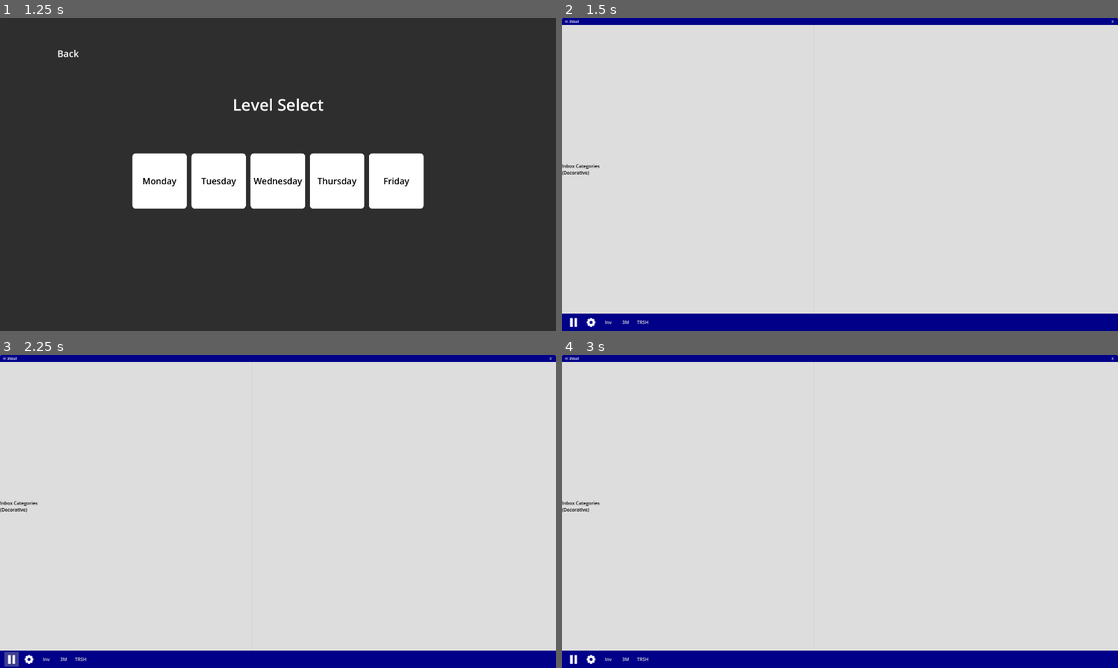
Above: before the commit, frames 1-4 (two rows, left to right).
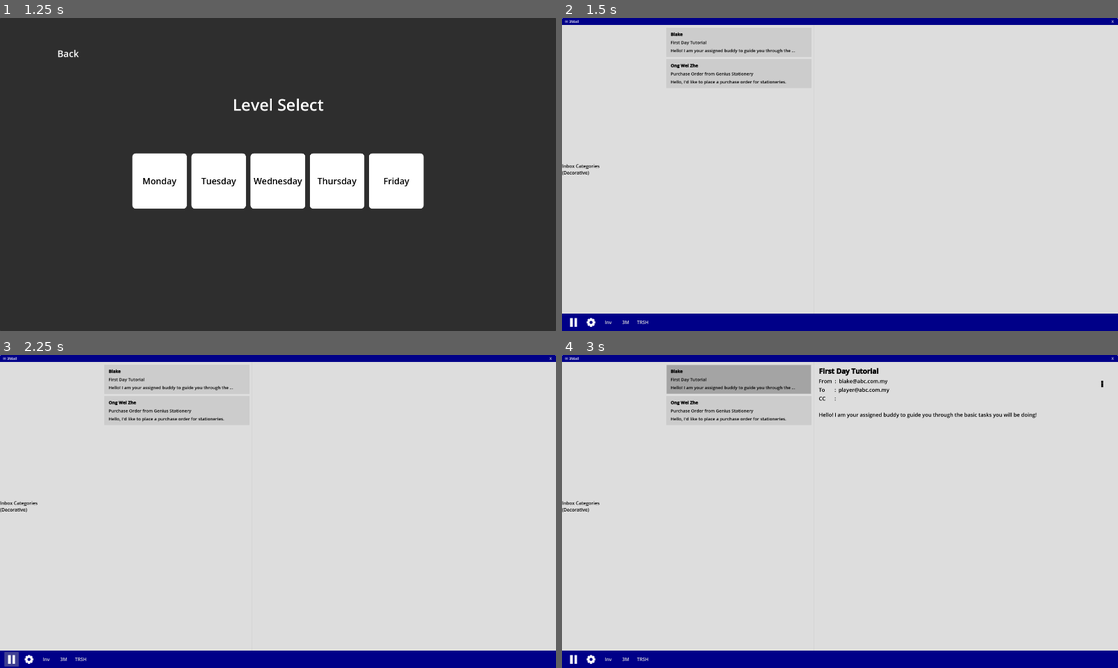
Above: after the commit, the same moments.

Repository: Wong-Kai-Lun/gamified-cybersecurity-awareness-training
Game: Godot game, scene res://game/main_menu/main_menu.tscn
Same seed, same stepped clock (60 frames per second), same inputs: the game is played once before the commit and once after it.
Inputs (mouse positions are in pixels of both pictures, inside the frame that each line leads up to):
- Up to frame 1 (1.25 s): click "New Game" at 0.5 s
- Up to frame 2 (1.5 s): click "Monday" at 1.25 s
- Up to frame 3 (2.25 s): click (11, 658) at 2 s
- Up to frame 4 (3 s): click (739, 380) at 2.77 s

Frame 1 is identical in both runs. In frame 2, 0.6% of the frame differs, in the area x 19-42%, y 4-22%; in frame 3, 0.6%; in frame 4, 3.4%, in the area x 18-98%, y 3-22%.
Error before the commit: Parse Error: Preload file "res://data/monday.tres" does not exist. (res://game/main_game/programs/email_client/email_client.gd:5)

Commit message:
Update EmailBodyBase
- Now EmailBodyBase can show different attachment types on its own according to the email_type.

Diff:
--- a/godot/game/main_game/programs/email_client/email_body/email_body_base.gd
+++ b/godot/game/main_game/programs/email_client/email_body/email_body_base.gd
@@ -6,8 +6,14 @@
 @onready var to_rtl: RichTextLabel = $PanelContainer/MarginContainer/VBoxContainer/HBoxContainer/Header/ToSection/ToRTL
 @onready var cc_rtl: RichTextLabel = $PanelContainer/MarginContainer/VBoxContainer/HBoxContainer/Header/CCSection/CCRTL
 @onready var body_rtl: RichTextLabel = $PanelContainer/MarginContainer/VBoxContainer/ScrollContainer/BodyRTL
+@onready var menu_btn: MenuButton = $PanelContainer/MarginContainer/VBoxContainer/HBoxContainer/MenuButton
+@onready var attachment_slot: VBoxContainer = $PanelContainer/MarginContainer/VBoxContainer/AttachmentSlot
 
-@onready var menu_btn: MenuButton = $PanelContainer/MarginContainer/VBoxContainer/HBoxContainer/MenuButton
+@onready var inbound_container_scene: PackedScene = preload("res://game/main_game/programs/email_client/email_body/inbound_file_container.tscn")
+@onready var inbound_container_instance = inbound_container_scene.instantiate()
+
+@onready var file_scene: PackedScene = preload("res://game/main_game/programs/file/file.tscn")
+
 
 var email_data: EmailData
 
@@ -15,10 +21,10 @@
 	subject.bbcode_enabled = true
 	body_rtl.bbcode_enabled = true
 
-	var pop_up_menu: PopupMenu = menu_btn.get_popup()
-	pop_up_menu.add_item("Report phishing", 0)
-	pop_up_menu.id_pressed.connect(_on_report_pressed)
+	attachment_slot.add_child(inbound_container_instance)
+	inbound_container_instance.hide()
 
+	menu_setup()
 
 func setup(data: EmailData) -> void:
 	email_data = data
@@ -29,6 +35,28 @@
 	cc_rtl.text = data.cc_address
 	body_rtl.bbcode_text = data.email_body
 
+	inbound_container_instance.hide()
+
+
+func setup_inbound(email_data: EmailData) -> void:
+	var file_array = email_data.attached_files
+
+	for file_data in file_array:
+		var file_instance := file_scene.instantiate()
+		inbound_container_instance.add_child(file_instance)
+		file_instance.setup(file_data)
+
+	if !inbound_container_instance.visible:
+		inbound_container_instance.show()
+
+
+func menu_setup() -> void:
+	var pop_up_menu: PopupMenu = menu_btn.get_popup()
+	pop_up_menu.add_item("Report phishing", 0)
+	pop_up_menu.id_pressed.connect(_on_report_pressed)
+
+
+# work on this later
 func _on_report_pressed(id: int) -> void:
 	match id:
 		0:
--- a/godot/game/main_game/programs/email_client/email_body/email_body_base.tscn
+++ b/godot/game/main_game/programs/email_client/email_body/email_body_base.tscn
@@ -1,7 +1,7 @@
-[gd_scene load_steps=7 format=3 uid="uid://cfiur4p5xsiyg"]
+[gd_scene load_steps=6 format=3 uid="uid://cfiur4p5xsiyg"]
 
 [ext_resource type="Script" path="res://game/main_game/programs/email_client/email_body/email_body_base.gd" id="1_kr646"]
-[ext_resource type="FontFile" uid="uid://ciw3y22042ycj" path="res://fonts/DroidSans-Bold.ttf" id="2_yim63"]
+[ext_resource type="FontFile" uid="uid://ciw3y22042ycj" path="res://assets/DroidSans-Bold.ttf" id="2_yim63"]
 
 [sub_resource type="StyleBoxFlat" id="StyleBoxFlat_lhqjc"]
 bg_color = Color(0.866667, 0.866667, 0.866667, 1)
@@ -12,8 +12,6 @@
 [sub_resource type="FontVariation" id="FontVariation_3y327"]
 base_font = ExtResource("2_yim63")
 variation_embolden = 1.5
-
-[sub_resource type="StyleBoxEmpty" id="StyleBoxEmpty_llnxd"]
 
 [node name="EmailBodyBase" type="Control"]
 layout_mode = 3
@@ -159,9 +157,8 @@
 theme_override_font_sizes/font_size = 25
 text = "⋮"
 
-[node name="AttachmentSlot" type="PanelContainer" parent="PanelContainer/MarginContainer/VBoxContainer"]
+[node name="AttachmentSlot" type="VBoxContainer" parent="PanelContainer/MarginContainer/VBoxContainer"]
 layout_mode = 2
-theme_override_styles/panel = SubResource("StyleBoxEmpty_llnxd")
 
 [node name="ScrollContainer" type="ScrollContainer" parent="PanelContainer/MarginContainer/VBoxContainer"]
 layout_mode = 2
--- /dev/null
+++ b/godot/game/main_game/programs/email_client/email_body/inbound_file_container.tscn
@@ -0,0 +1,27 @@
+[gd_scene format=3 uid="uid://bgmb6acobtvn1"]
+
+[node name="InboundFileContainer" type="Control"]
+custom_minimum_size = Vector2(0, 200)
+layout_mode = 3
+anchors_preset = 10
+anchor_right = 1.0
+grow_horizontal = 2
+size_flags_horizontal = 3
+size_flags_vertical = 3
+
+[node name="MarginContainer" type="MarginContainer" parent="."]
+layout_mode = 1
+anchors_preset = 15
+anchor_right = 1.0
+anchor_bottom = 1.0
+grow_horizontal = 2
+grow_vertical = 2
+theme_override_constants/margin_left = 20
+theme_override_constants/margin_top = 20
+theme_override_constants/margin_right = 20
+theme_override_constants/margin_bottom = 20
+
+[node name="HFlowContainer" type="HFlowContainer" parent="MarginContainer"]
+layout_mode = 2
+size_flags_vertical = 4
+theme_override_constants/h_separation = 8
--- a/godot/game/main_game/programs/email_client/inbound/inbound_file_container.tscn
+++ b/godot/game/main_game/programs/email_client/email_body/outbound_file_container.tscn
@@ -1,13 +1,16 @@
-[gd_scene load_steps=2 format=3 uid="uid://bgmb6acobtvn1"]
+[gd_scene load_steps=2 format=3 uid="uid://blfb0yut3xa32"]
 
-[ext_resource type="PackedScene" uid="uid://dee83v0r73n3y" path="res://game/main_game/programs/email_client/inbound/download_container.tscn" id="1_qrwm1"]
+[ext_resource type="PackedScene" uid="uid://c2nqg7wkytt1g" path="res://game/main_game/programs/file/file.tscn" id="1_imlae"]
 
-[node name="InboundFileContainer" type="Control"]
+[node name="OutboundFileContainer" type="Control"]
 custom_minimum_size = Vector2(0, 200)
 layout_mode = 3
-anchors_preset = 10
+anchors_preset = 15
 anchor_right = 1.0
+anchor_bottom = 1.0
+offset_bottom = -880.0
 grow_horizontal = 2
+grow_vertical = 2
 size_flags_horizontal = 3
 size_flags_vertical = 3
 
@@ -25,11 +28,10 @@
 
 [node name="HFlowContainer" type="HFlowContainer" parent="MarginContainer"]
 layout_mode = 2
-size_flags_vertical = 4
 theme_override_constants/h_separation = 8
 
-[node name="DownloadContainer" parent="MarginContainer/HFlowContainer" instance=ExtResource("1_qrwm1")]
+[node name="File" parent="MarginContainer/HFlowContainer" instance=ExtResource("1_imlae")]
 layout_mode = 2
 
-[node name="DownloadContainer2" parent="MarginContainer/HFlowContainer" instance=ExtResource("1_qrwm1")]
+[node name="File2" parent="MarginContainer/HFlowContainer" instance=ExtResource("1_imlae")]
 layout_mode = 2
--- a/godot/game/main_game/programs/email_client/email_client.gd
+++ b/godot/game/main_game/programs/email_client/email_client.gd
@@ -2,7 +2,7 @@
 class_name EmailClientWindow
 
 # ! Level Data change to set pack from selection, Game Manager !
-@onready var email_pack: EmailPack = preload("res://data/monday.tres")
+@onready var email_pack: EmailPack = preload("res://data/email_pack/monday.tres")
 
 # Incoming Email Chips
 @onready var incoming_email_vbox: VBoxContainer = $WindowPanel/Structure/Content/EmailClientPanelContainer/HBoxContainer/IncomingEmail/ScrollContainer/MarginContainer/IncomingEmailVBox
@@ -14,18 +14,13 @@
 @onready var base_email_body: PackedScene = preload("res://game/main_game/programs/email_client/email_body/email_body_base.tscn")
 @onready var base_email_body_obj := base_email_body.instantiate()
 
-@onready var inbound_email_body: PackedScene = preload("res://game/main_game/programs/email_client/inbound/email_body_inbound.tscn")
-@onready var inbound_email_body_obj := inbound_email_body.instantiate()
-
 # Called when the node enters the scene tree for the first time.
 func _ready() -> void:
 	super._ready()
 	load_email_pack(email_pack)
 
 	email_body_container.add_child(base_email_body_obj)
-	email_body_container.add_child(inbound_email_body_obj)
 	base_email_body_obj.hide()
-	inbound_email_body_obj.hide()
 
 
 func load_email_pack(pack: EmailPack) -> void:
@@ -44,9 +39,12 @@
 	var email_type = email_data.email_type
 	# instantiate base, inbound and outbound once, just call setup when change
 	match email_type:
-		"message":
+
+		email_data.EmailType.MESSAGE:
 			base_email_body_obj.setup(email_data)
 			base_email_body_obj.show()
-		"download":
-			inbound_email_body_obj.setup(email_data)
-			inbound_email_body_obj.show()
+
+		email_data.EmailType.INBOUND:
+			base_email_body_obj.setup(email_data)
+			base_email_body_obj.setup_inbound(email_data)
+			base_email_body_obj.show()
--- a/godot/game/main_game/programs/inventory/inventory.tscn
+++ b/godot/game/main_game/programs/inventory/inventory.tscn
@@ -1,8 +1,7 @@
-[gd_scene load_steps=5 format=3 uid="uid://bcfq6thcskfvh"]
+[gd_scene load_steps=4 format=3 uid="uid://bcfq6thcskfvh"]
 
 [ext_resource type="PackedScene" uid="uid://2g3m0pmsw2tv" path="res://game/main_game/programs/common/base.tscn" id="1_bgldn"]
 [ext_resource type="Script" path="res://game/main_game/programs/inventory/inventory.gd" id="2_ojre3"]
-[ext_resource type="PackedScene" uid="uid://bl20toyqvtmrj" path="res://game/main_game/programs/inventory/inventory_container.tscn" id="2_tcit5"]
 
 [sub_resource type="StyleBoxFlat" id="StyleBoxFlat_6yghm"]
 bg_color = Color(1, 1, 1, 0)
@@ -71,9 +70,3 @@
 size_flags_vertical = 3
 theme_override_constants/h_separation = 8
 theme_override_constants/v_separation = 8
-
-[node name="InventoryContainer" parent="WindowPanel/Structure/Content/HBoxContainer/ScrollContainer/MarginContainer/HFlowContainer" index="0" instance=ExtResource("2_tcit5")]
-layout_mode = 2
-
-[node name="InventoryContainer2" parent="WindowPanel/Structure/Content/HBoxContainer/ScrollContainer/MarginContainer/HFlowContainer" index="1" instance=ExtResource("2_tcit5")]
-layout_mode = 2
